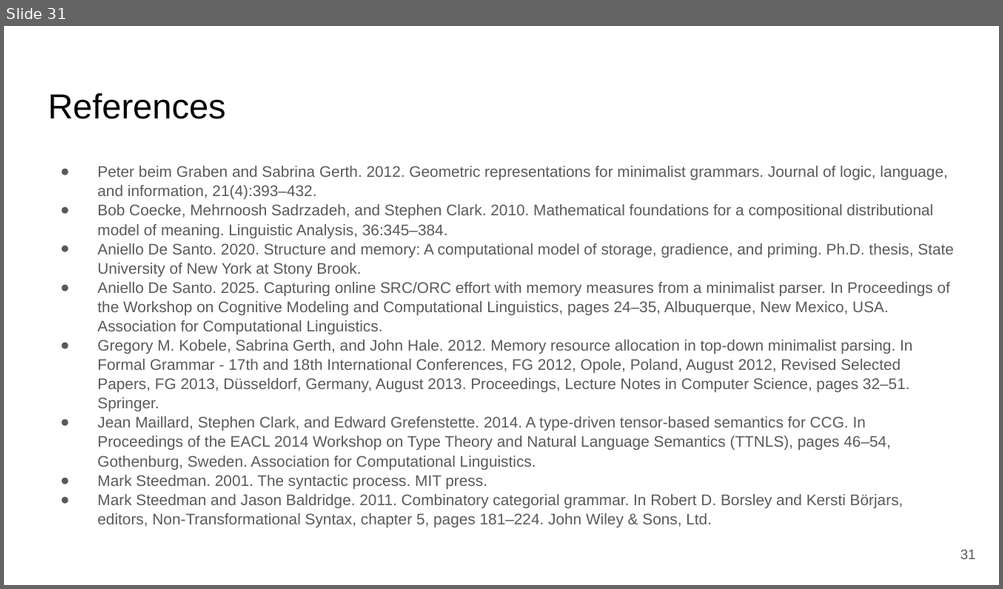
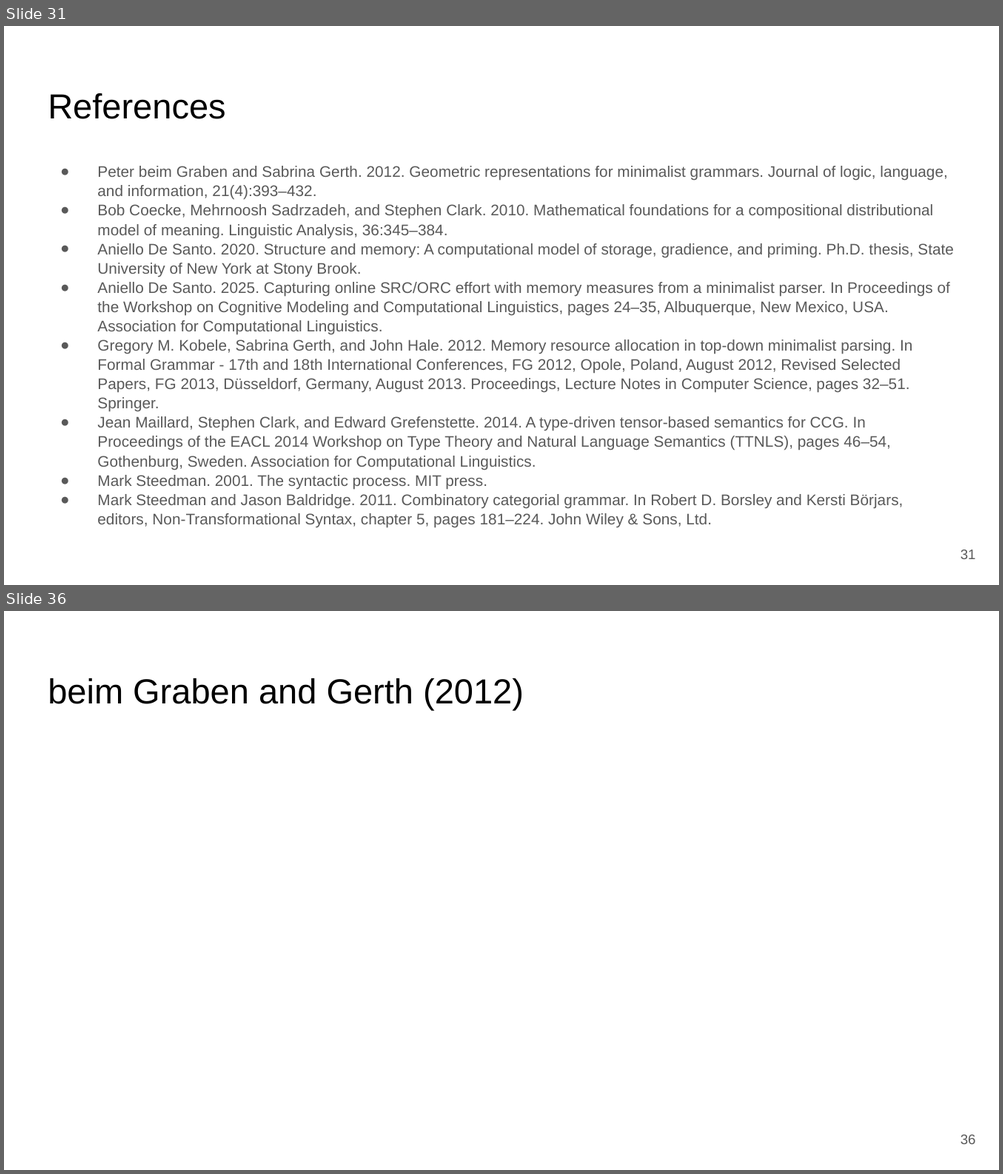
Before and after one commit to JPJ280/jpj280.github.io, a slide deck: publications/SCIL_2026_MG_Tensors/slides/SCIL_2026_MG_Tensors_Slides.pptx. Shown one above the other, each under a label of ours: slide 31 before the commit, slides 31 and 36 after it; the slides between them are not shown. The pictures are 1003x589 and 1003x1174 pixels, drawn with LibreOffice and Linux fonts; fonts in the diff are those of the drawing; grey boxes stand for pictures. Boxes give left, top, right and bottom in pixels: in the first picture for what was removed or moved away, otherwise in the second. Text is boxed around its words. In the diff, an @@ line names an element or a change of style, - is before the commit and + after.

```diff
--- a/publications/SCIL_2026_MG_Tensors/slides/SCIL_2026_MG_Tensors_Slides.pptx
+++ b/publications/SCIL_2026_MG_Tensors/slides/SCIL_2026_MG_Tensors_Slides.pptx
@@ slide 36 added at (x1=4, y1=611, x2=999, y2=1170), background #FFFFFF @@
@@ title added at (x1=48, y1=678, x2=523, y2=710), 25.2 pt, text #000000 @@
+beim Graben and Gerth (2012)
@@ page number added at (x1=960, y1=1135, x2=976, y2=1145), 10 pt, text #595959 @@
+36
```
Also in this commit, not shown: 7 slides changed, 5 other slides added, 2 other files.
